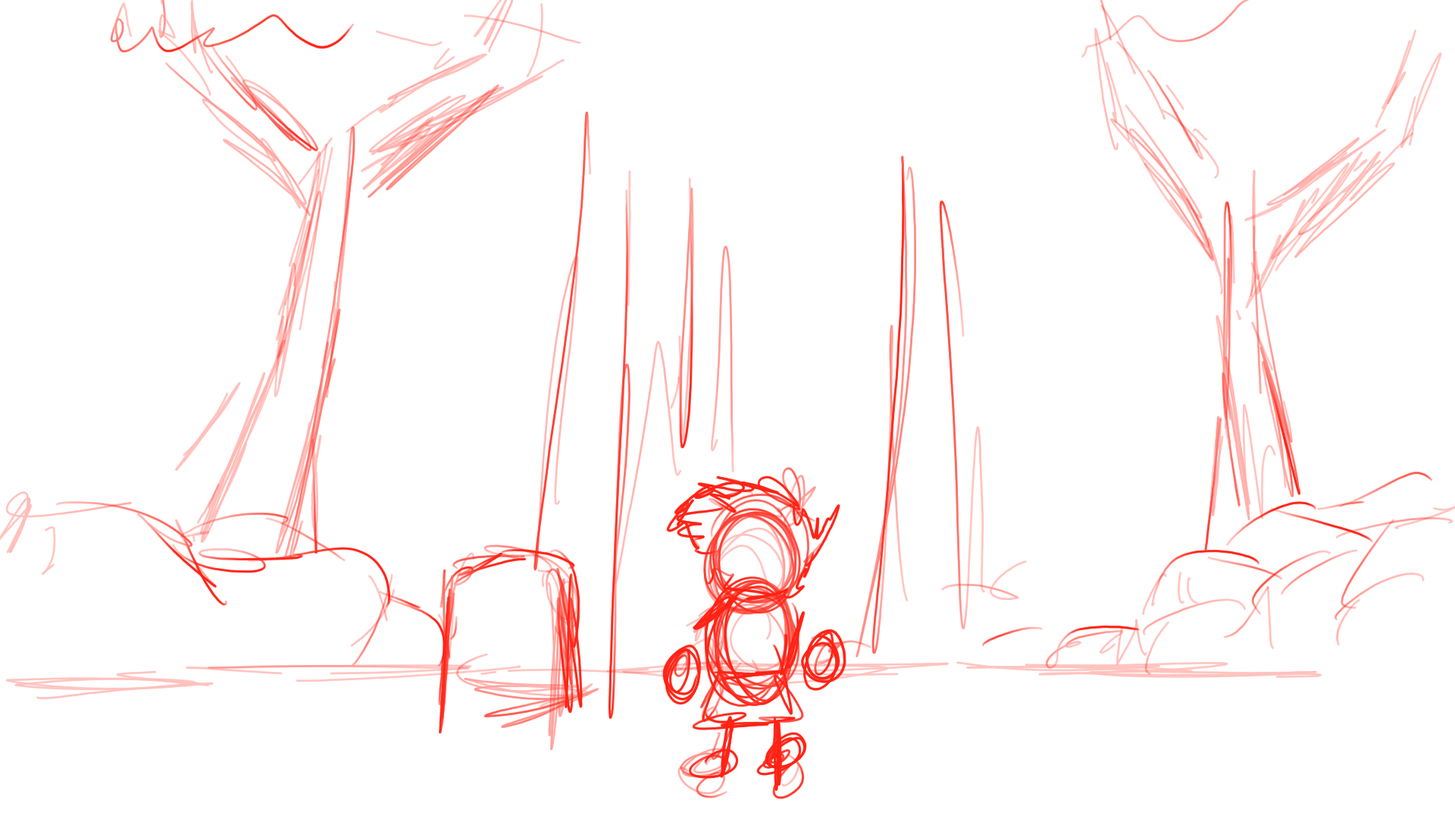
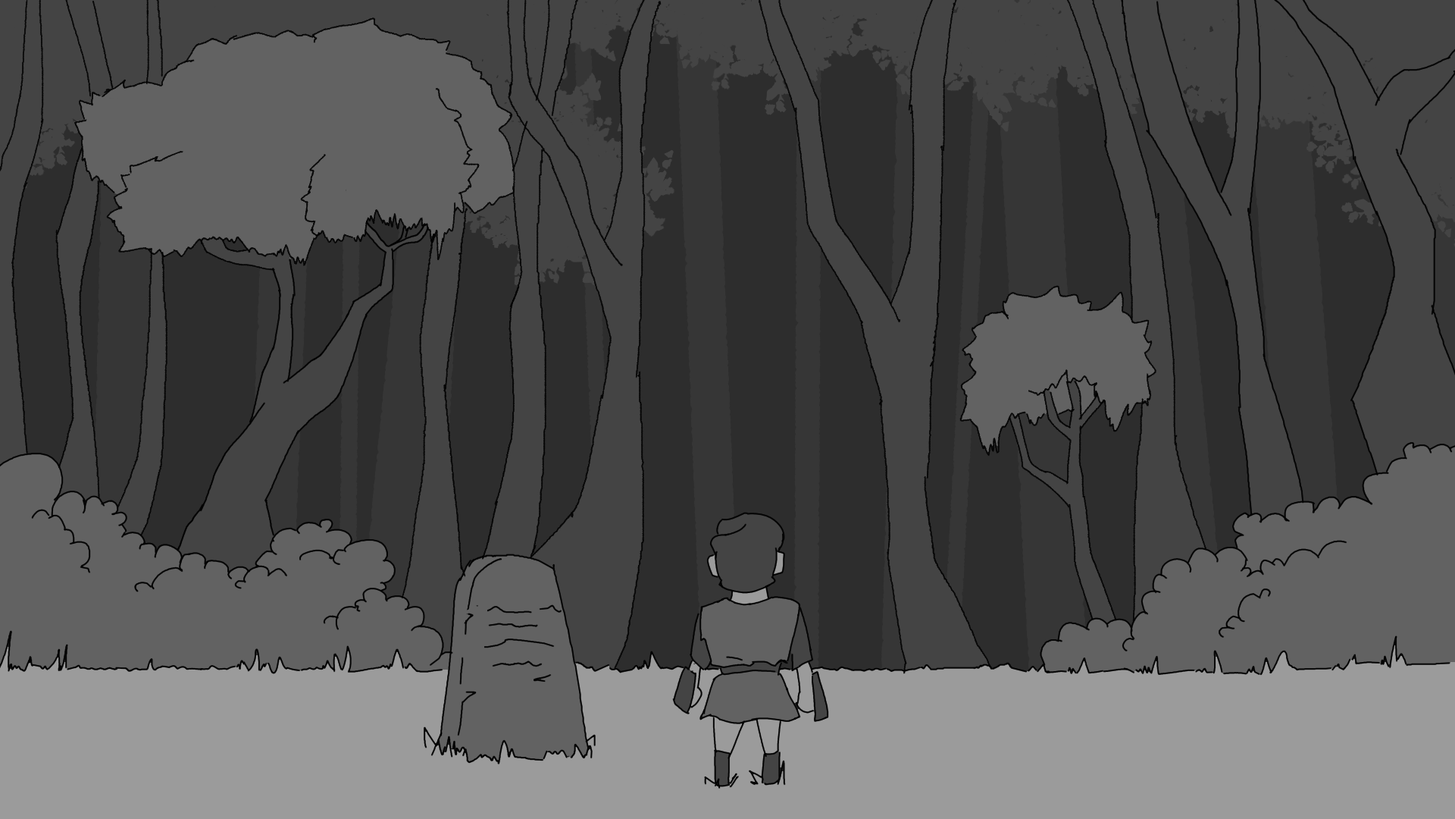
Two versions of the same layered image (w=1455, h=819). Layer-by-layer changes:
added layer "Linework" above "Color" over [0, 0, 1455, 819]
added layer "Color" above "Background3" over [0, 0, 1455, 819]
added layer "Background3" above "Background" over [0, 0, 1455, 340]
added layer "Background" (1st of 2) above "background" over [48, 0, 1455, 819]
added layer "background" above "Sketch" over [0, 0, 1455, 819]
hid "Sketch", opacity 100% → 37%, painted on it over [0, 0, 1455, 819]
